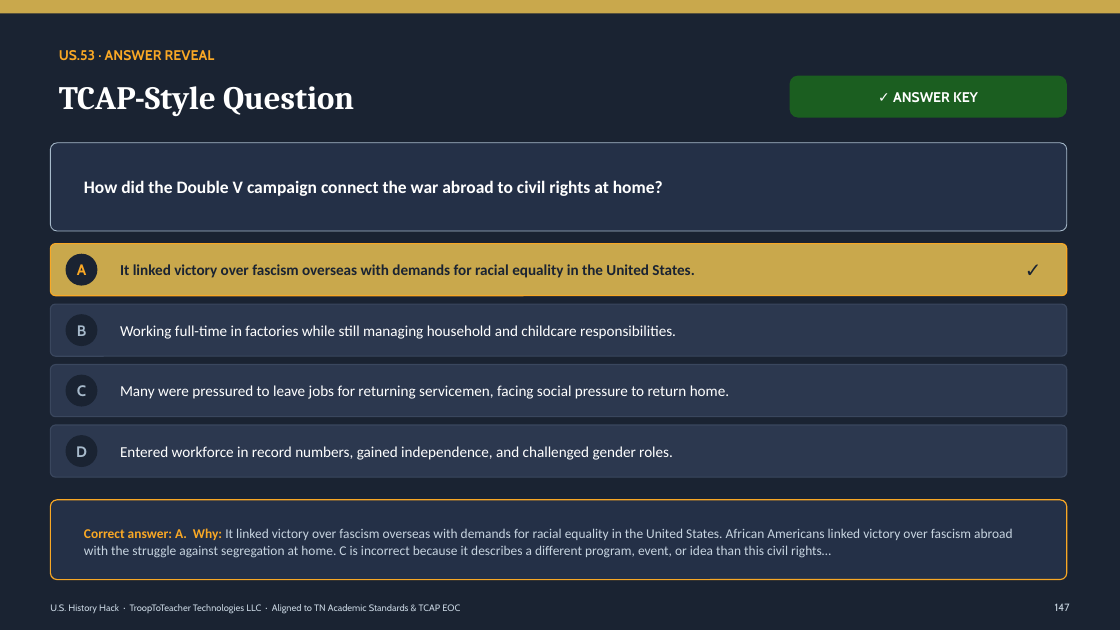
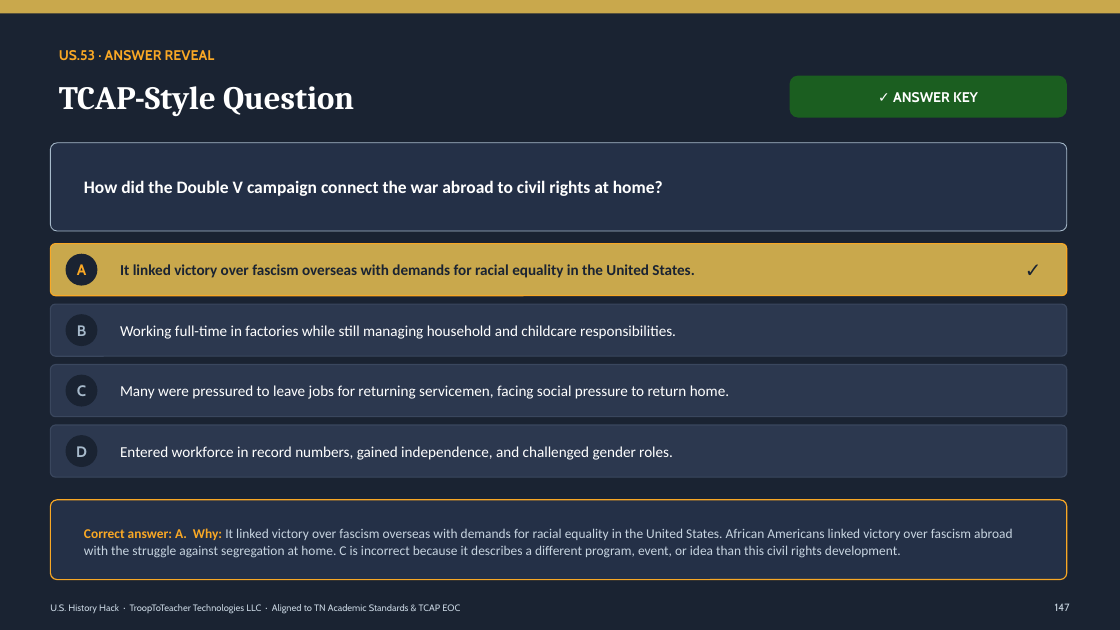
Before and after one commit to Trooptoteacher/trooptoteacher-history, a slide deck: slide 164 of HistoryHack_Platinum/deliverables_unit6/Unit6_Teacher_Deck_CourseStandard.pptx. Drawn at 1120x630 pixels with LibreOffice and Linux fonts; fonts in the diff are those of the drawing. Boxes give left, top, right and bottom in pixels: in the first picture for what was removed or moved away, otherwise in the second. Text is boxed around its words. In the diff, an @@ line names an element or a change of style, - is before the commit and + after.

```diff
--- a/HistoryHack_Platinum/deliverables_unit6/Unit6_Teacher_Deck_CourseStandard.pptx
+++ b/HistoryHack_Platinum/deliverables_unit6/Unit6_Teacher_Deck_CourseStandard.pptx
@@ text at [84, 528, 1013, 558]: text changed @@
-Correct answer: A. Why: It linked victory over fascism overseas with demands for racial equality in the United States. African Americans linked victory over fascism abroad with the struggle against segregation at home. C is incorrect because it describes a different program, event, or idea than this civil rights…
+Correct answer: A. Why: It linked victory over fascism overseas with demands for racial equality in the United States. African Americans linked victory over fascism abroad with the struggle against segregation at home. C is incorrect because it describes a different program, event, or idea than this civil rights development.
```
Also in this commit, not shown: 14 other slides changed, 19 other files.
